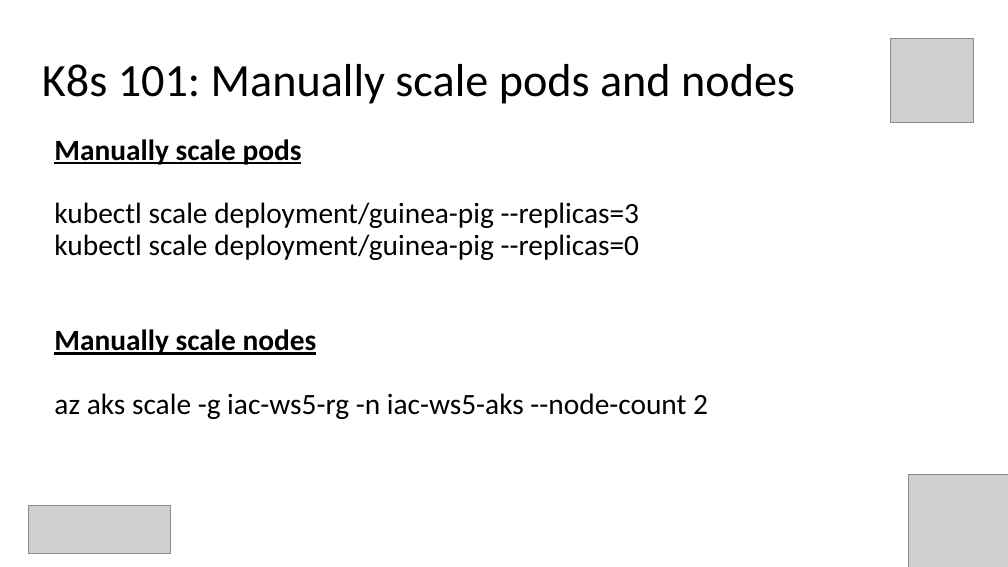
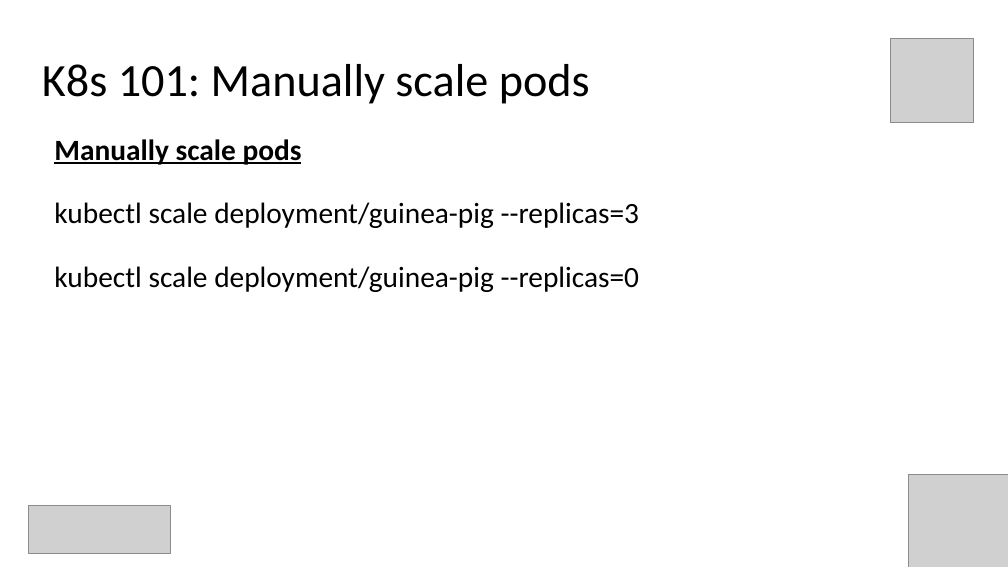
Before and after one commit to Infrastructure-AsCode/aks-101, a slide deck: slide 54 of slides/k8s-101.pptx (slide 60 before the commit). Drawn at 1008x567 pixels with LibreOffice and Linux fonts; fonts in the diff are those of the drawing; grey boxes stand for pictures. Boxes give left, top, right and bottom in pixels: in the first picture for what was removed or moved away, otherwise in the second. Text is boxed around its words. In the diff, an @@ line names an element or a change of style, - is before the commit and + after.

```diff
--- a/slides/k8s-101.pptx
+++ b/slides/k8s-101.pptx
@@ title at [42, 64, 590, 104]: text changed @@
-K8s 101: Manually scale pods and nodes
+K8s 101: Manually scale pods
@@ text at [54, 329, 708, 419]: paragraphs removed @@
-Manually scale nodes
-az aks scale -g iac-ws5-rg -n iac-ws5-aks --node-count 2
```
Also in this commit, not shown: 11 other slides changed, 1 slide added, 7 slides removed, 2 other files.
